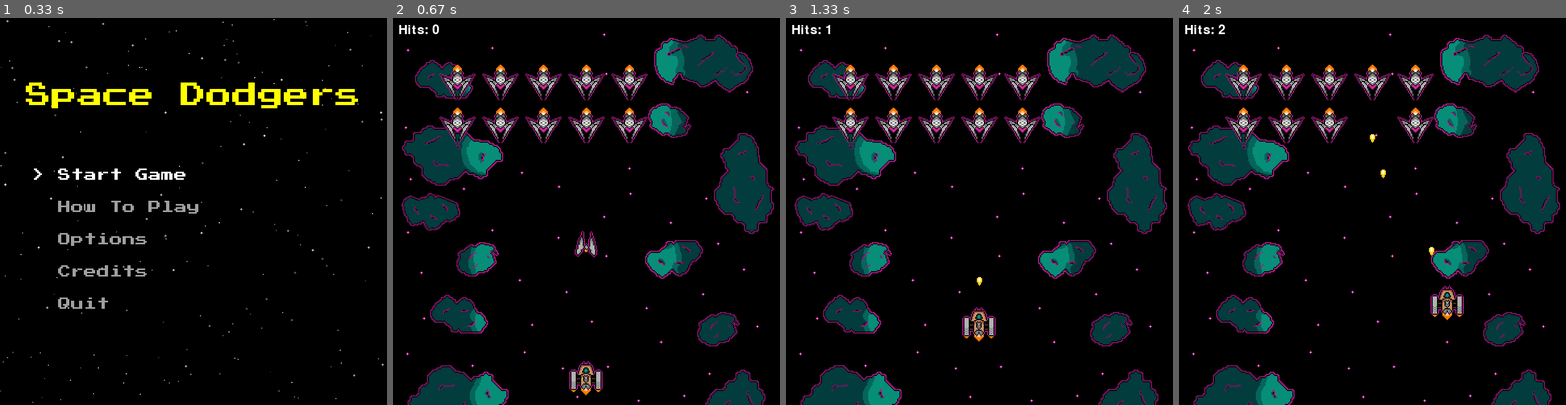
Above: before the commit, frames 1-4 (left to right).
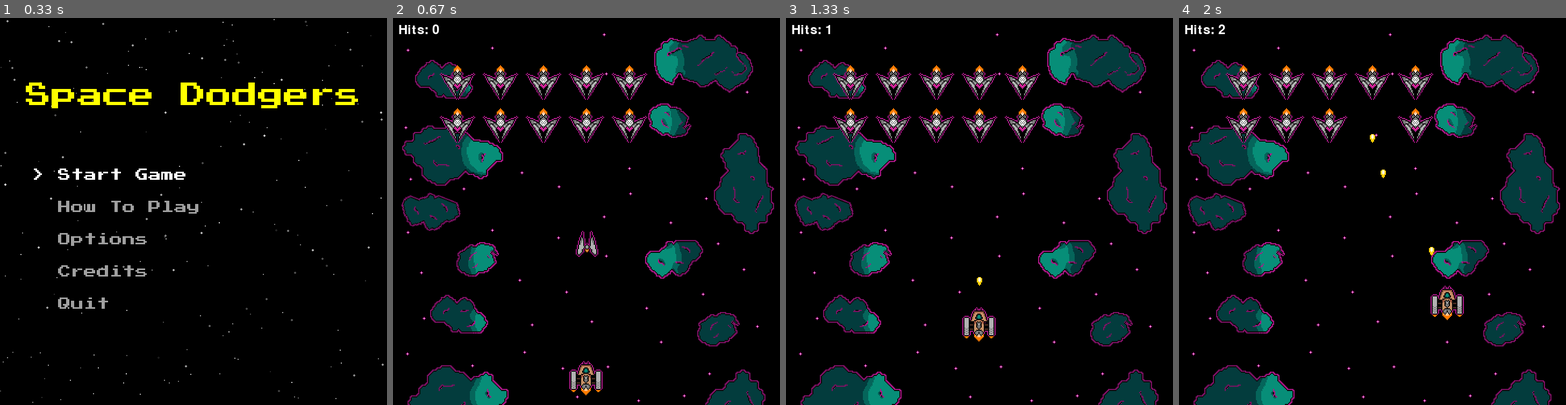
Above: after the commit, the same moments.

Repository: software-engineering-game/pygame-game
Game: pygame game, started from main.py
Same seed, same stepped clock (60 frames per second), same inputs: the game is played once before the commit and once after it.
Inputs:
- Up to frame 1 (0.33 s): no input
- Up to frame 2 (0.67 s): tap Enter at 0.33 s
- Up to frame 3 (1.33 s): tap Space at 0.67, 1.07 s; hold Up from 1 s (still down)
- Up to frame 4 (2 s): tap Space at 1.37, 1.57, 1.87 s; release Up at 1.47 s; hold Right 1.5-1.97 s

Frame 1 is identical in both runs. In frame 2, 2.1% of the frame differs, in the area x 11-66%, y 12-62%; in frame 3, 1.9%; in frame 4, 1.7%.

Commit message:
Refactored code for enemy spawning
This was done to prepare it for being reimplemented as a part of the level build function.

Diff:
--- /dev/null
+++ b/level_data.py
@@ -0,0 +1,42 @@
+from states import game_state
+"""
+level
+   background
+   enemy types
+   waves
+      wave 1
+         shape of waves
+      wave 2
+      etc
+   boss fights
+   possible upgrades
+"""
+
+test_level = {
+   "level_num":         -666,
+   "bg_img":            "asteroid_background.png",
+   "enemy_types":       [game_state.Basic_Enemy, game_state.Bomber_Enemy],
+   "sprite_sheets":     ["enemy_basic.png", "enemy_bomber.png"],
+   "wave_position":     (12, 4),
+   "wave_size":         ()
+}
+
+
+first_wave = {
+   "level_num":         1,
+   "bg_img":            "asteroid_background.png",
+   "enemy_types":       [game_state.Basic_Enemy],
+   "sprite_sheets":     ["enemy_basic.png", "enemy_bomber.png"],
+   "wave_position":     (12, 4),
+   "wave_size":         (6,2)
+}
+
+# Level for showcasing the swarm enemy type
+swarm_wave = {
+   "level_num":         1,
+   "bg_img":            "asteroid_background.png",
+   "enemy_types":       [game_state.Basic_Enemy],
+   "sprite_sheets":     ["enemy_basic.png", "enemy_bomber.png"],
+   "wave_position":     (12, 4),
+   "wave_size":         (6,2)
+}
--- a/states/game_state.py
+++ b/states/game_state.py
@@ -47,7 +47,7 @@
 
         # Old functionality without animation, incase something breaks during testing
         # self.image = pygame.image.load(os.path.join(asset_folder, sprite_name)).convert()
-        self.image.set_colorkey(SHEET_BG)
+        # self.image.set_colorkey(SHEET_BG)
         self.rect = self.image.get_rect(center=start_pos)
         self.rect.scale_by(0.2)
         self.speed = speed
@@ -94,10 +94,15 @@
 
 
 class Basic_Enemy(pygame.sprite.Sprite):
-    def __init__(self, asset_folder, sprite_name, speed, start_pos):
-        super().__init__()
-        self.image = pygame.image.load(os.path.join(asset_folder, sprite_name)).convert()
-        self.image.set_colorkey(SHEET_BG)
+    def __init__(self, frames, speed, start_pos):
+        super().__init__()
+
+        self.frames = frames
+        self.current_frame = 0
+        self.image = self.frames[self.current_frame]
+
+        # self.image = pygame.image.load(os.path.join(asset_folder, sprite_name)).convert()
+        # self.image.set_colorkey(SHEET_BG)
         self.rect = self.image.get_rect(center=start_pos)
         self.rect.scale_by(1)
         self.speed = speed
@@ -189,14 +194,18 @@
         self.enemy_bullets = pygame.sprite.Group()
 
         # Spawning Enemies
-        enemy_sprite = "enemy_basic.png"
-        self.spawn_basic_enemy_wave(
+        enemy_basic_sprites = utils.load_spritesheet(
             asset_folder=asset_folder,
-            sprite_name=enemy_sprite,
+            sheet_name="enemy_basic.png",
+            key_color=SHEET_BG,
+            frame_width=66,
+            frame_height=64
+        )
+        self.spawn_enemy_wave(
+            frames=enemy_basic_sprites,
             speed=settings.ENEMY_SPD,
             corner_pos=(settings.WAVE_CORNER_X, settings.WAVE_CORNER_Y),
-            rows=settings.WAVE_ROWS,
-            columns=settings.WAVE_COLUMNS,
+            size=(settings.WAVE_COLUMNS,settings.WAVE_ROWS),
             spacing=(settings.WAVE_X_SPACING, settings.WAVE_Y_SPACING),
         )
 
@@ -291,14 +300,14 @@
         counter_text = font.render(f"Hits: {self.enemy_hit_count}", True, (255, 255, 255))
         screen.blit(counter_text, (10, 10))
 
-    def spawn_basic_enemy_wave(
-        self, asset_folder, sprite_name, speed, corner_pos, rows, columns, spacing
+    def spawn_enemy_wave(
+        self, frames, speed, corner_pos, size, spacing
     ):
-        for j in range(rows):
-            for i in range(columns):
+        for j in range(size[1]):     # Rows
+            for i in range(size[0]): # Columns
                 (x, y) = (
                     corner_pos[0] + i * spacing[0],
-                    corner_pos[1] + j * spacing[1],
+                    corner_pos[1] + j * spacing[1]
                 )
-                enemy = Basic_Enemy(asset_folder, sprite_name, speed, (x, y))
+                enemy = Basic_Enemy(frames=frames, speed=speed, start_pos=(x, y))
                 self.enemy_ships.add(enemy)
--- a/states/utils.py
+++ b/states/utils.py
@@ -46,5 +46,8 @@
 # Loading Level Data
 #
 
+def spawn_enemy_wave(enemy_type, frames, speed, corner_pos, size, spacing):
+    pass
+
 def build_level(level_data):
     pass
Binary file changed: assets/enemy_basic.png
Binary file changed: assets/enemy_swarm.png
